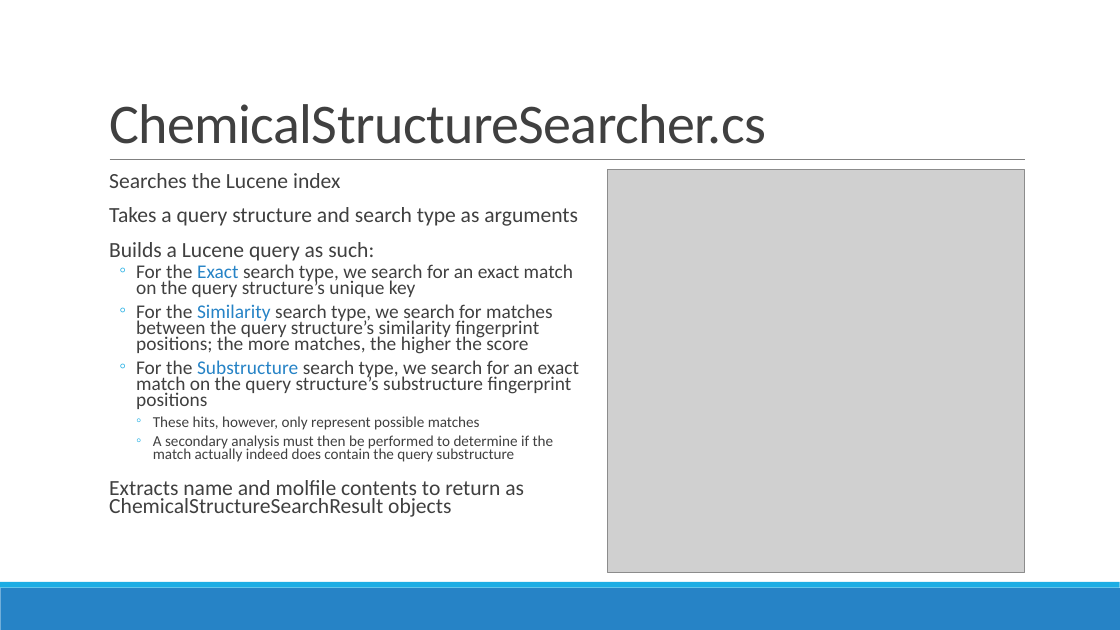
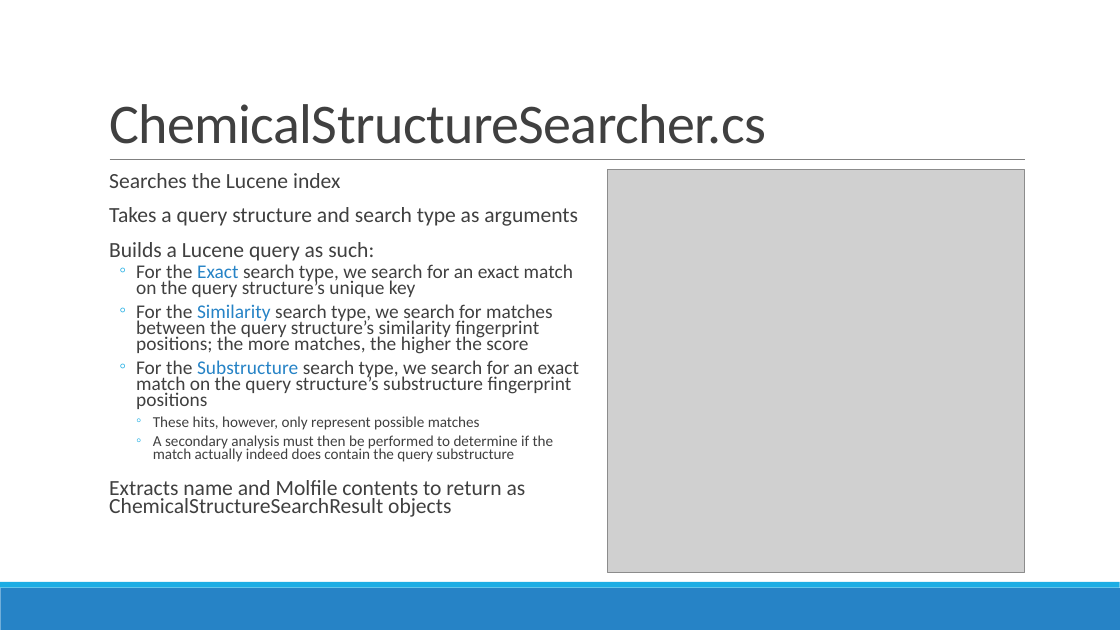
Before and after one commit to jvaneikeren/ChemicalStructureSearchingDemo, a slide deck: slide 17 of Presentation.pptx. Drawn at 1120x630 pixels with LibreOffice and Linux fonts; fonts in the diff are those of the drawing; grey boxes stand for pictures. Boxes give left, top, right and bottom in pixels: in the first picture for what was removed or moved away, otherwise in the second. Text is boxed around its words. In the diff, an @@ line names an element or a change of style, - is before the commit and + after.

```diff
--- a/Presentation.pptx
+++ b/Presentation.pptx
@@ text at (109,480,526,517): text changed @@
-  Extracts name and molfile contents to return as ChemicalStructureSearchResult objects
+  Extracts name and Molfile contents to return as ChemicalStructureSearchResult objects
```
Also in this commit, not shown: 4 other slides changed, 1 slide added, 1 slide removed, 13 other files.
